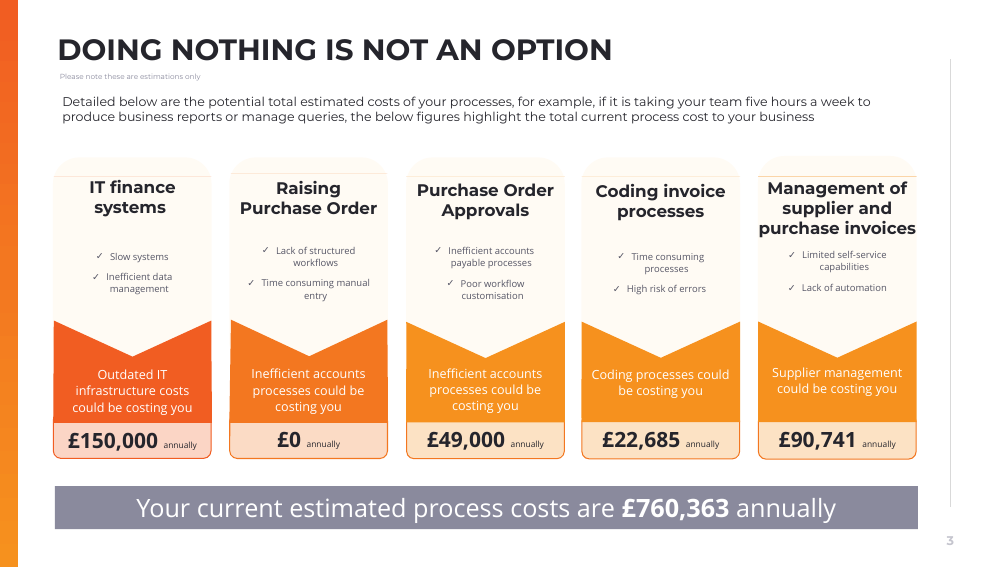
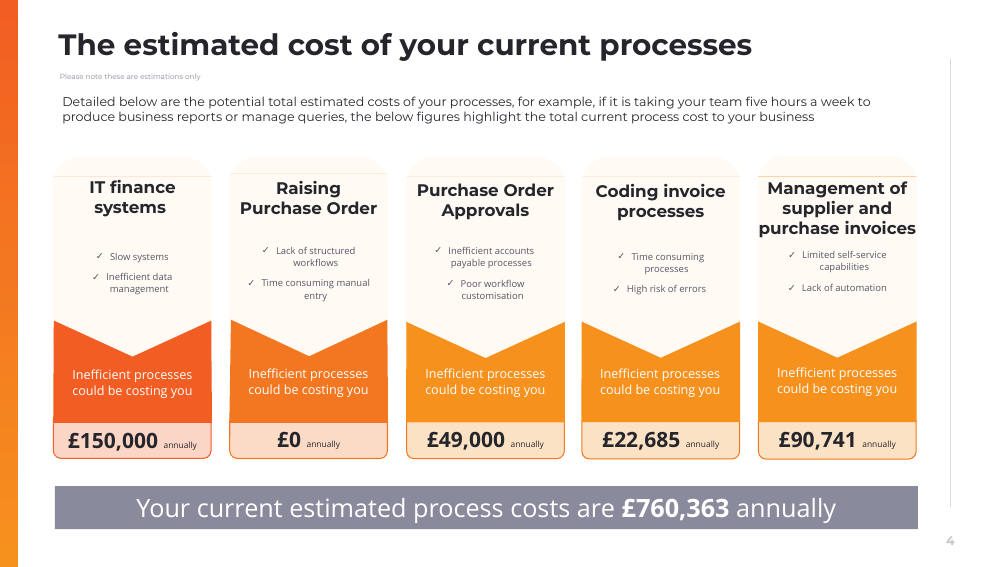
Before and after one commit to muratozdemirpiblo/ppt-api, a slide deck: slide 4 of output.pptx (slide 3 before the commit). Drawn at 1008x567 pixels with LibreOffice and Linux fonts; fonts in the diff are those of the drawing; background and template pictures are left out. Boxes give left, top, right and bottom in pixels: in the first picture for what was removed or moved away, otherwise in the second. Text is boxed around its words. In the diff, an @@ line names an element or a change of style, - is before the commit and + after.

```diff
--- a/output.pptx
+++ b/output.pptx
@@ title removed at (57, 39, 613, 61) @@
-DOING NOTHING IS NOT AN OPTION
@@ title added at (58, 32, 752, 61), 28 pt, text #25252C, bold @@
+The estimated cost of your current processes
@@ text at (72, 369, 193, 398): text changed @@
-Outdated IT infrastructure costs could be costing you
+Inefficient processes could be costing you
@@ text at (248, 368, 369, 397): text changed @@
-Inefficient accounts processes could be costing you
+Inefficient processes could be costing you
@@ text at (425, 368, 546, 397): text changed @@
-Inefficient accounts processes could be costing you
+Inefficient processes could be costing you
@@ text at (600, 368, 721, 397): text changed @@
-Coding processes could be costing you
+Inefficient processes could be costing you
@@ text at (777, 367, 898, 396): text changed @@
-Supplier management could be costing you
+Inefficient processes could be costing you
@@ page number at (946, 536, 955, 545): text changed @@
-3
+4
```
Also in this commit, not shown: 5 other slides changed, 1 slide added, 2 other files.
